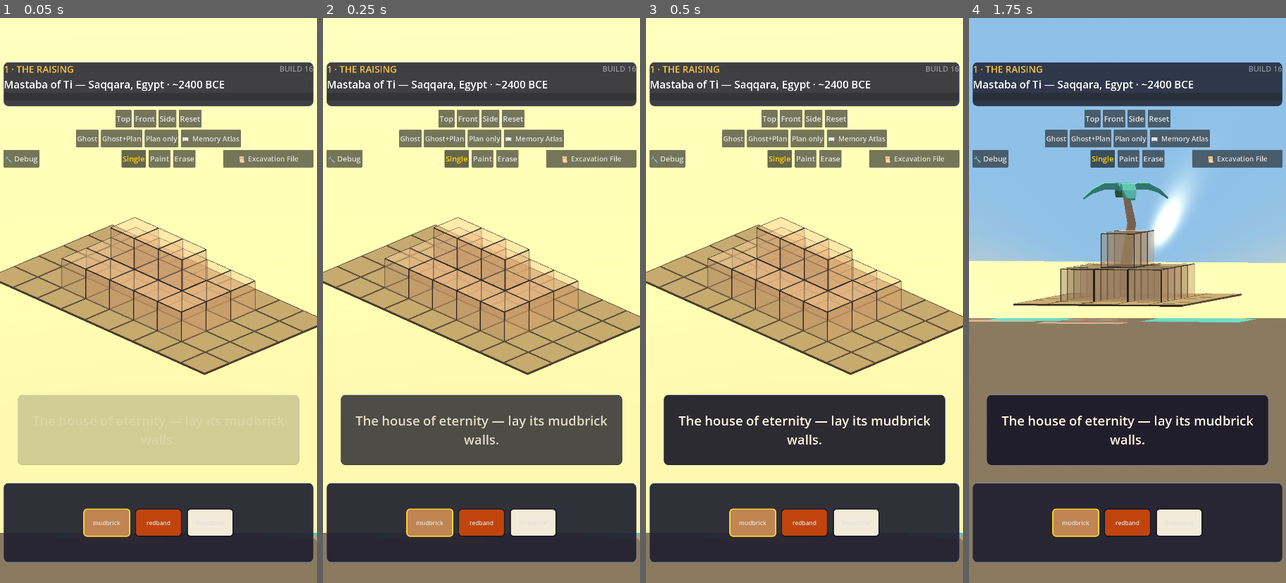
Above: before the commit, frames 1-4 (left to right).
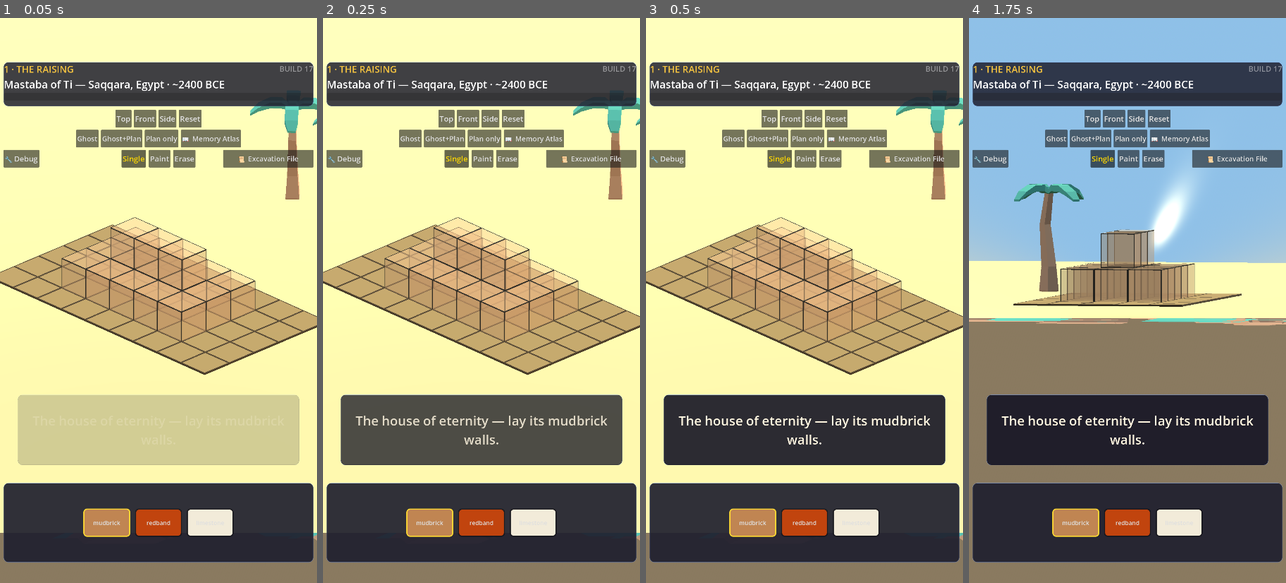
Above: after the commit, the same moments.

Repository: shivdulipati/historical-voxel-builder
Game: Godot game, scene res://slice/test_diorama.tscn
The game is run twice, just before and just after one commit, with the same random seed, the same clock (stepped at 60 frames per second) and the same inputs. This scene is started directly instead of the project's main scene.
Inputs:
- Up to frame 1 (0.05 s): no input
- Up to frame 2 (0.25 s): no input
- Up to frame 3 (0.5 s): no input
- Up to frame 4 (1.75 s): click "Single" at 0.5 s; click "Single" at 1.25 s

The runs differ from the first frame. In frame 1, 0.8% of the frame differs, in the area x 78-100%, y 8-33%; in frame 2, 0.8%; in frame 3, 0.8%; in frame 4, 2.0%, in the area x 14-100%, y 8-55%.

Commit message:
DIORAMA v5 + BUILD 17: 428 objects (18 palms, 79 rocks/stones, 32 bushes, 40 grass, 26 flowers, 220 tiles); palms keep out of camera-ward quadrant (bottom UI band); X-ray test proves props render on the ground plane (33/54 in-frame visible); GLB roots verified identity (mesh child -0.05 offset, imperceptible)

Diff:
--- /dev/null
+++ b/new-game-project/art/check_root.gd
@@ -0,0 +1,25 @@
+extends Node
+## art/check_root.gd — instantiate a few GLBs and print the ROOT node's
+## transform + each mesh child's GLOBAL position, to detect baked-in offsets
+## that would sink props below the floor surface (y=0).
+
+func _ready() -> void:
+	for name in ["tree_palmTall", "rock_largeB", "ground_pathRocks", "grass", "tent_smallClosed"]:
+		var ps: PackedScene = load("res://art/nature/%s.glb" % name)
+		var inst := ps.instantiate()
+		add_child(inst)
+		await get_tree().process_frame
+		print("== %s root pos=%s rot=%s scale=%s" % [name, inst.position, inst.rotation, inst.scale])
+		var stack: Array[Node3D] = [inst]
+		var n := 0
+		while not stack.is_empty() and n < 8:
+			var node: Node3D = stack.pop_back()
+			if node is MeshInstance3D or node is VisualInstance3D:
+				print("   child '%s' global_pos=%s local_pos=%s" % [node.name, node.global_position, node.position])
+				n += 1
+			for child in node.get_children():
+				if child is Node3D:
+					stack.push_back(child)
+		inst.queue_free()
+	await get_tree().process_frame
+	get_tree().quit()
--- /dev/null
+++ b/new-game-project/art/check_root.tscn
@@ -0,0 +1,6 @@
+[gd_scene load_steps=2 format=3 uid="uid://checkroot0001"]
+
+[ext_resource type="Script" path="res://art/check_root.gd" id="1_root"]
+
+[node name="CheckRoot" type="Node"]
+script = ExtResource("1_root")
--- a/new-game-project/art/diorama.gd
+++ b/new-game-project/art/diorama.gd
@@ -23,10 +23,10 @@
 const MODEL_SCALE := {
 	"tree_palmTall": 3.4, "tree_palmShort": 3.4, "tree_palmDetailedTall": 3.4,
 	"tree_palmBend": 3.4, "tree_oak": 2.8, "tree_pineTallA": 2.8,
-	"rock_largeA": 2.4, "rock_largeB": 2.4, "rock_smallA": 2.6,
-	"rock_smallFlatA": 2.8, "stone_smallA": 2.6, "stone_smallFlatA": 2.8,
-	"stone_tallA": 1.1, "grass": 1.6, "grass_large": 1.6, "flower_redA": 1.8,
-	"flower_yellowA": 1.8, "plant_bush": 2.0, "plant_bushSmall": 2.0,
+	"rock_largeA": 2.6, "rock_largeB": 2.6, "rock_smallA": 2.8,
+	"rock_smallFlatA": 3.0, "stone_smallA": 2.8, "stone_smallFlatA": 3.0,
+	"stone_tallA": 1.2, "grass": 1.8, "grass_large": 1.8, "flower_redA": 2.0,
+	"flower_yellowA": 2.0, "plant_bush": 2.3, "plant_bushSmall": 2.2,
 	"log": 1.5, "log_stack": 1.5, "statue_obelisk": 3.2, "statue_column": 2.8,
 	"mushroom_red": 1.6, "stump_round": 1.6, "tent_smallClosed": 1.7,
 	"campfire_stones": 1.8, "cactus_short": 2.2, "lily_small": 1.6,
@@ -57,29 +57,31 @@
 			{"m": "ground_pathStraight", "w": 3, "smin": 2.0, "smax": 3.0},
 			{"m": "ground_grass",        "w": 1, "smin": 2.0, "smax": 3.0},
 		],
-		"tile_count": 150,
+		"tile_count": 220,
 		"props": [
-			# Tall silhouettes on the far arc only (camera sits NE ≈ 44°).
-			{"m": "tree_palmTall",         "n": 4, "rmin": 9.0, "rmax": 21.0, "avoid": Vector2(15, 75)},
-			{"m": "tree_palmBend",         "n": 3, "rmin": 9.0, "rmax": 17.0, "avoid": Vector2(15, 75)},
-			{"m": "tree_palmShort",        "n": 3, "rmin": 6.8, "rmax": 8.8,  "avoid": Vector2(15, 75)},
-			{"m": "tree_palmTall",         "n": 2, "rmin": 7.0, "rmax": 8.8,  "avoid": Vector2(15, 75), "s": 0.7},
+			# Tall silhouettes OUTSIDE the camera-ward quadrant (0-90°, the NE
+			# wedge between camera and baseplate): props there project into
+			# the bottom UI band (message card + tray) and read as "hidden".
+			{"m": "tree_palmTall",         "n": 6, "rmin": 9.0, "rmax": 22.0, "avoid": Vector2(-10, 100)},
+			{"m": "tree_palmBend",         "n": 4, "rmin": 9.0, "rmax": 17.0, "avoid": Vector2(-10, 100)},
+			{"m": "tree_palmShort",        "n": 5, "rmin": 6.8, "rmax": 8.8,  "avoid": Vector2(-10, 100)},
+			{"m": "tree_palmTall",         "n": 3, "rmin": 7.0, "rmax": 8.8,  "avoid": Vector2(-10, 100), "s": 0.7},
 			# Mid-ground scatter just outside the clear ring — visible framing.
-			{"m": "rock_largeB",           "n": 12, "rmin": 4.5, "rmax": 13.0},
-			{"m": "rock_smallA",           "n": 18, "rmin": 4.5, "rmax": 11.0},
-			{"m": "stone_smallFlatA",      "n": 15, "rmin": 4.5, "rmax": 10.0},
-			{"m": "stone_smallA",          "n": 9, "rmin": 4.5, "rmax": 10.0},
-			{"m": "plant_bush",            "n": 14, "rmin": 4.5, "rmax": 12.0},
-			{"m": "plant_bushSmall",       "n": 8, "rmin": 4.5, "rmax": 11.0},
-			{"m": "grass",                 "n": 28, "rmin": 4.5, "rmax": 16.0},
-			{"m": "flower_yellowA",        "n": 12, "rmin": 4.5, "rmax": 12.0},
-			{"m": "flower_redA",           "n": 5, "rmin": 5.0, "rmax": 11.0},
-			{"m": "cactus_short",          "n": 5, "rmin": 5.0, "rmax": 11.0},
-			{"m": "stump_round",           "n": 4, "rmin": 5.0, "rmax": 11.0},
-			{"m": "log",                   "n": 3, "rmin": 5.0, "rmax": 11.0},
+			{"m": "rock_largeB",           "n": 18, "rmin": 4.5, "rmax": 13.0},
+			{"m": "rock_smallA",           "n": 26, "rmin": 4.5, "rmax": 11.0},
+			{"m": "stone_smallFlatA",      "n": 22, "rmin": 4.5, "rmax": 10.0},
+			{"m": "stone_smallA",          "n": 13, "rmin": 4.5, "rmax": 10.0},
+			{"m": "plant_bush",            "n": 20, "rmin": 4.5, "rmax": 12.0},
+			{"m": "plant_bushSmall",       "n": 12, "rmin": 4.5, "rmax": 11.0},
+			{"m": "grass",                 "n": 40, "rmin": 4.5, "rmax": 16.0},
+			{"m": "flower_yellowA",        "n": 18, "rmin": 4.5, "rmax": 12.0},
+			{"m": "flower_redA",           "n": 8, "rmin": 5.0, "rmax": 11.0},
+			{"m": "cactus_short",          "n": 7, "rmin": 5.0, "rmax": 11.0},
+			{"m": "stump_round",           "n": 6, "rmin": 5.0, "rmax": 11.0},
+			{"m": "log",                   "n": 5, "rmin": 5.0, "rmax": 11.0},
 			# Workmen's camp — a small human story at the tomb site.
-			{"m": "tent_smallClosed",      "n": 1, "rmin": 7.0, "rmax": 9.0, "avoid": Vector2(15, 75)},
-			{"m": "campfire_stones",       "n": 1, "rmin": 7.0, "rmax": 9.0, "avoid": Vector2(15, 75)},
+			{"m": "tent_smallClosed",      "n": 1, "rmin": 7.0, "rmax": 9.0, "avoid": Vector2(-10, 100)},
+			{"m": "campfire_stones",       "n": 1, "rmin": 7.0, "rmax": 9.0, "avoid": Vector2(-10, 100)},
 		],
 	},
 }
--- a/new-game-project/slice/mastaba_slice.gd
+++ b/new-game-project/slice/mastaba_slice.gd
@@ -10,7 +10,7 @@
 const DIORAMA = preload("res://art/diorama.gd")
 
 ## Build number shown in HUD + reflected in the export preset version.
-const BUILD_NO := 16
+const BUILD_NO := 17
 
 enum Beat { RAISING, RESTORATION, DECAY, EXCAVATION }
 enum Scaffold { GHOST, GHOST_PARTIAL, PLAN_ONLY }
--- a/new-game-project/slice/test_diorama.gd
+++ b/new-game-project/slice/test_diorama.gd
@@ -66,6 +66,33 @@
 			else:
 				right += 1
 	print("BALANCE: in-frame props left=%d right=%d" % [left, right])
+	# DEFINITIVE visibility: for every in-frame prop, sample a 20x20 pixel
+	# neighborhood at its projected position; count how many show ANY
+	# non-sand content (the vision model keeps hallucinating "empty" — this
+	# is the pixel-level truth).
+	var img2 := vp.get_texture().get_image()
+	var in_frame_total := 0
+	var in_frame_visible := 0
+	for node in ctl._diorama.get_children():
+		var p3: Vector3 = node.position
+		if p3.y >= 0.001:
+			continue
+		var sp3: Vector2 = ctl._camera.unproject_position(p3)
+		if sp3.x < 40 or sp3.x > 1040 or sp3.y < 340 or sp3.y > 1540:
+			continue
+		in_frame_total += 1
+		var hit := false
+		for dy in range(-10, 11, 2):
+			for dx in range(-10, 11, 2):
+				var c4: Color = img2.get_pixel(int(sp3.x) + dx, int(sp3.y) + dy)
+				if c4.r < 0.93 or c4.g < 0.93:
+					hit = true
+					break
+			if hit:
+				break
+		if hit:
+			in_frame_visible += 1
+	print("VISIBILITY: in-frame props %d, with visible pixels %d" % [in_frame_total, in_frame_visible])
 	vp.get_texture().get_image().save_png("/tmp/b16_diorama_mastaba.png")
 	# Side-view capture: the floor slab must read as a thin ground line now
 	# (was a 1-unit-tall brown wall in BUILD 15's side view).
--- /dev/null
+++ b/new-game-project/slice/test_diorama_xray.gd
@@ -0,0 +1,30 @@
+extends Node
+## test_diorama_xray.gd — the user's diagnostic: hide the yellow floor mesh
+## (and the bottom UI cards) and capture the same default view. If props are
+## visible standing on the invisible ground plane, the floor was never hiding
+## them — the bottom UI cards were covering the foreground band.
+
+func _ready() -> void:
+	var ctl := preload("res://slice/mastaba_slice.gd").new()
+	add_child(ctl)
+	var vp := get_viewport()
+	vp.size = Vector2i(1080, 1920)
+	ctl._load_structure(1)  # mastaba
+	await get_tree().create_timer(1.5).timeout
+
+	# Capture 1: NORMAL view (everything visible) — baseline.
+	vp.get_texture().get_image().save_png("/tmp/b16_xray_normal.png")
+
+	# Capture 2: floor mesh hidden (collision stays — raycasts unaffected).
+	ctl._floor_mesh.visible = false
+	ctl._message_card.visible = false
+	await get_tree().create_timer(0.4).timeout
+	vp.get_texture().get_image().save_png("/tmp/b16_xray_nofloor.png")
+
+	# Capture 3: floor hidden only (cards back) — isolates the card's cover.
+	ctl._message_card.visible = true
+	await get_tree().create_timer(0.4).timeout
+	vp.get_texture().get_image().save_png("/tmp/b16_xray_nofloor_card.png")
+
+	print("XRAY DONE")
+	get_tree().quit()
--- /dev/null
+++ b/new-game-project/slice/test_diorama_xray.tscn
@@ -0,0 +1,6 @@
+[gd_scene load_steps=2 format=3 uid="uid://xraytest00001"]
+
+[ext_resource type="Script" path="res://slice/test_diorama_xray.gd" id="1_xray"]
+
+[node name="TestXray" type="Node"]
+script = ExtResource("1_xray")
